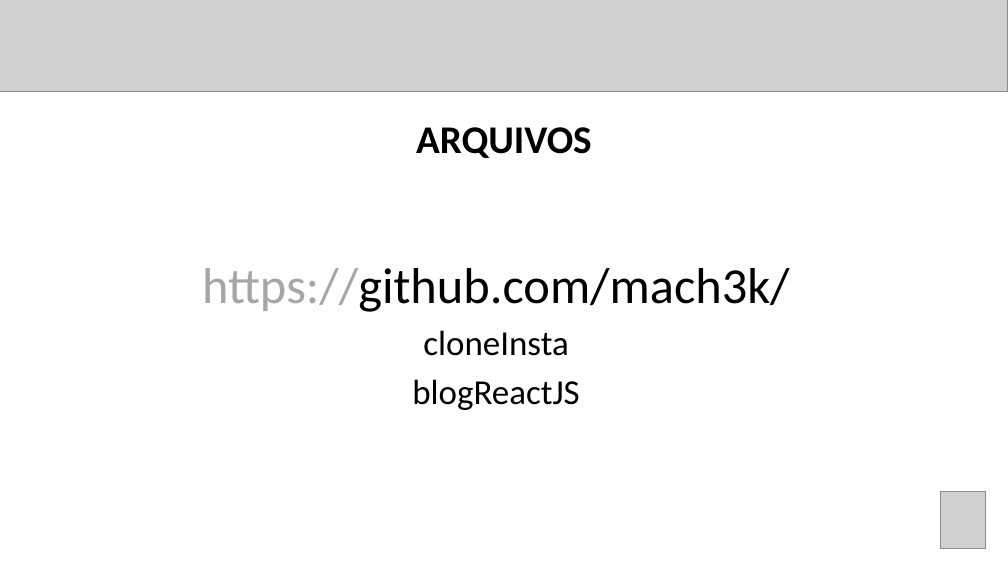
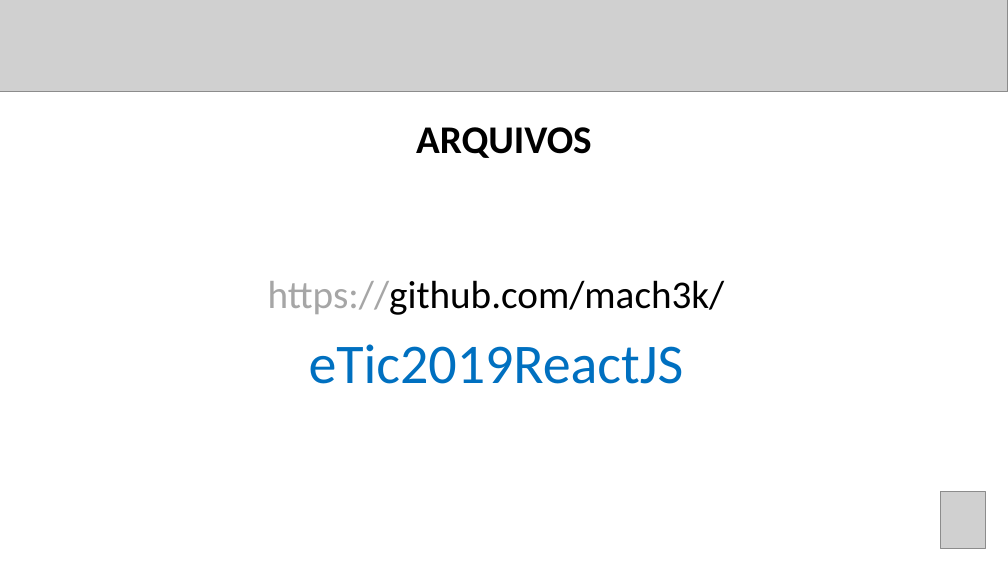
Before and after one commit to mach3k/eTic2019ReactJS, a slide deck: slide 4 of Introdução ao ReactJS.pptx. Drawn at 1008x567 pixels with LibreOffice and Linux fonts; fonts in the diff are those of the drawing; grey boxes stand for pictures. Boxes give left, top, right and bottom in pixels: in the first picture for what was removed or moved away, otherwise in the second. Text is boxed around its words. In the diff, an @@ line names an element or a change of style, - is before the commit and + after.

Commit message:
Alterado pps

```diff
--- a/Introdução ao ReactJS.pptx
+++ b/Introdução ao ReactJS.pptx
@@ text at [268,280,725,315]: size 36 to 28 pt in "https://github.com/mach3k/"; less space between paragraphs @@
@@ text at [309,344,684,384]: text changed; size 25 to 40 pt; text colour #000000 to #0070C0 @@
-cloneInsta
-blogReactJS
+eTic2019ReactJS
```
